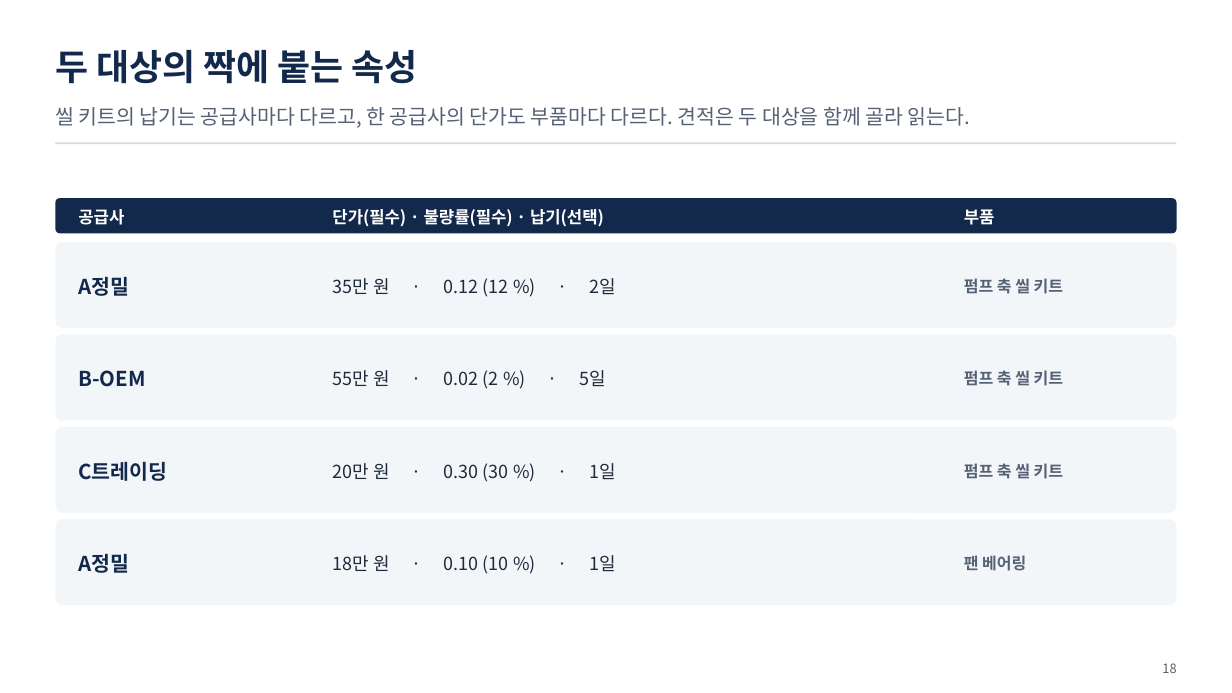
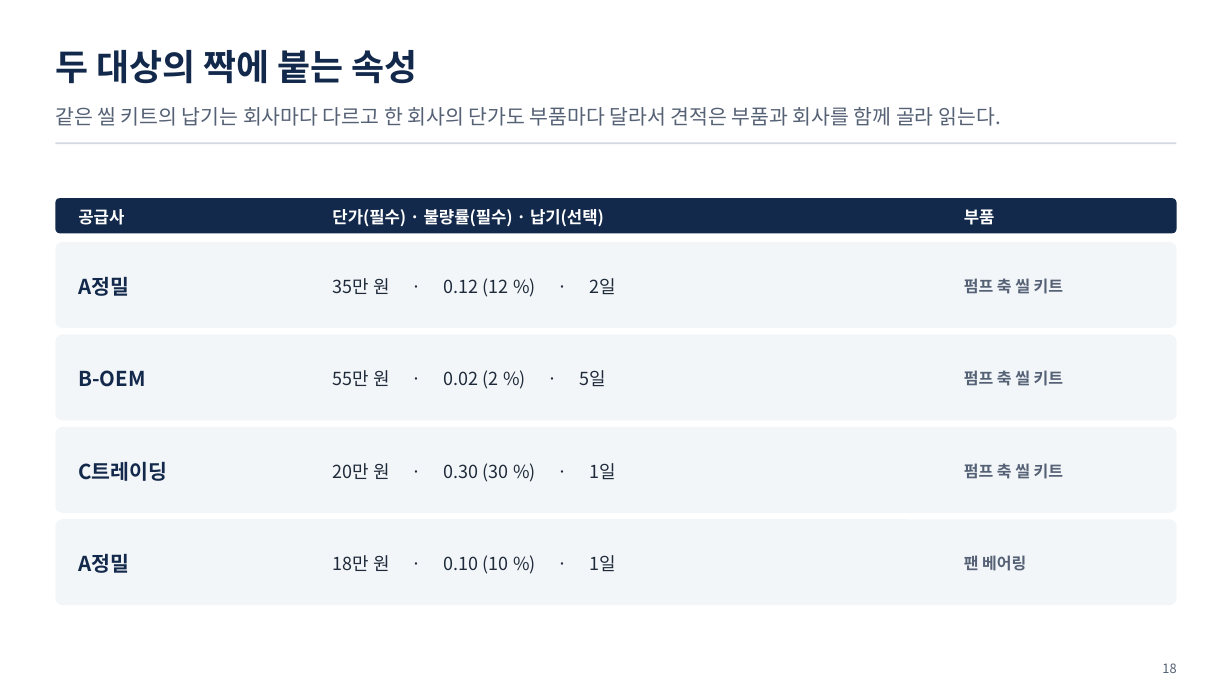
Before and after one commit to uengine-oss/hyd-iot-edu, a slide deck: slide 18 of workspace/강의제작/산출물/통합반/이론/02회차/통합반_02일차.pptx. Drawn at 1232x693 pixels with LibreOffice and Linux fonts; fonts in the diff are those of the drawing. Boxes give left, top, right and bottom in pixels: in the first picture for what was removed or moved away, otherwise in the second. Text is boxed around its words. In the diff, an @@ line names an element or a change of style, - is before the commit and + after.

```diff
--- a/workspace/강의제작/산출물/통합반/이론/02회차/통합반_02일차.pptx
+++ b/workspace/강의제작/산출물/통합반/이론/02회차/통합반_02일차.pptx
@@ text at bbox=[55, 107, 1001, 126]: text changed @@
-씰 키트의 납기는 공급사마다 다르고, 한 공급사의 단가도 부품마다 다르다. 견적은 두 대상을 함께 골라 읽는다.
+같은 씰 키트의 납기는 회사마다 다르고 한 회사의 단가도 부품마다 달라서 견적은 부품과 회사를 함께 골라 읽는다.
```
Also in this commit, not shown: 6 other slides changed, 28 other files.
